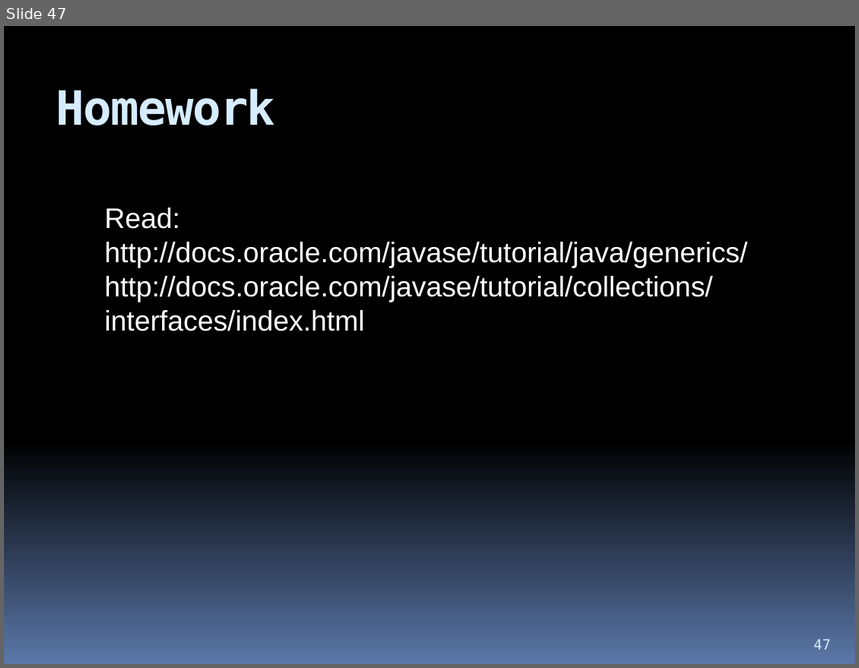
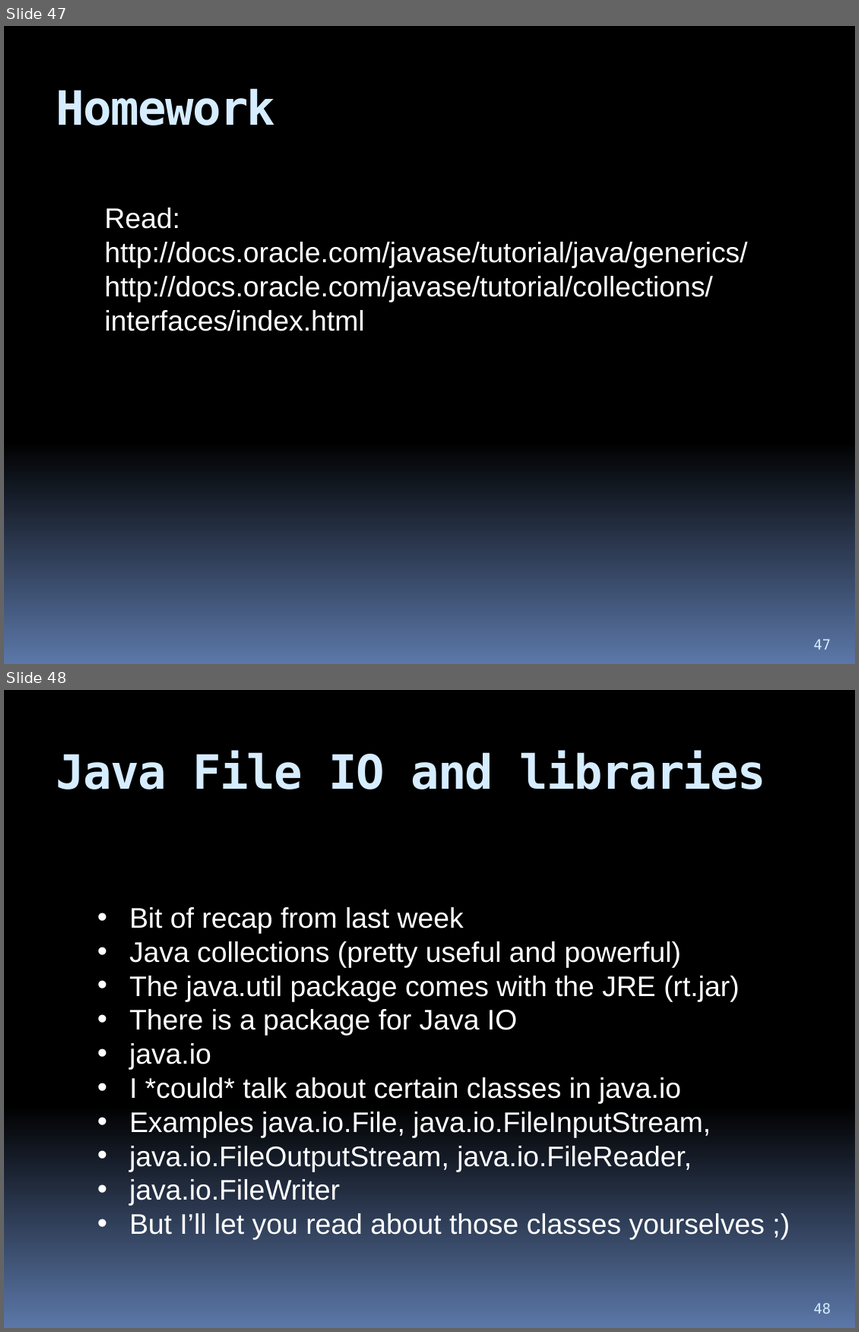
Before and after one commit to hchan/comp2613, a slide deck: coursePresentation.pptx. Shown one above the other, each under a label of ours: slide 47 before the commit, slides 47 and 48 after it. The pictures are 859x668 and 859x1332 pixels, drawn with LibreOffice and Linux fonts; fonts in the diff are those of the drawing. Boxes give left, top, right and bottom in pixels: in the first picture for what was removed or moved away, otherwise in the second. Text is boxed around its words. In the diff, an @@ line names an element or a change of style, - is before the commit and + after.

```diff
--- a/coursePresentation.pptx
+++ b/coursePresentation.pptx
@@ slide 48 added at [4, 690, 855, 1328], background gradient #000000 to #5B77A8 @@
@@ title added at [56, 751, 766, 790], 40 pt, text #D6ECFF, bold @@
+Java File IO and libraries
@@ text added at [129, 907, 765, 1240], 24 pt, text #FFFFFF @@
+• Bit of recap from last week
+• Java collections (pretty useful and powerful)
+• The java.util package comes with the JRE (rt.jar)
+• There is a package for Java IO
+• java.io
+• I *could* talk about certain classes in java.io
+• Examples java.io.File, java.io.FileInputStream,
+• java.io.FileOutputStream, java.io.FileReader,
+• java.io.FileWriter
+• But I’ll let you read about those classes yourselves ;)
@@ page number added at [814, 1303, 831, 1314], 12 pt, text #D6ECFF @@
+48
```
Also in this commit, not shown: 7 other slides added, 1 other file.
